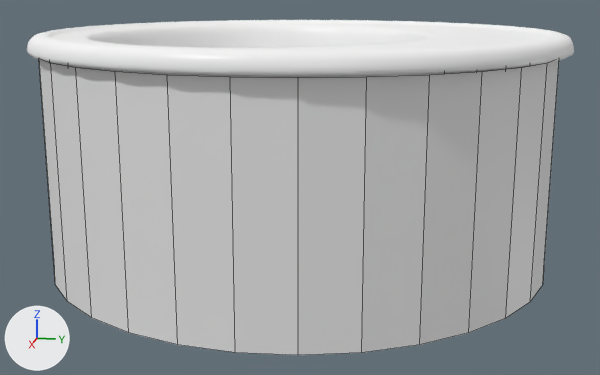
An edit to the Blender file Bathroom_Sinks/Brookline 2202.blend, drawn before and after from the same camera.
One viewpoint serves both versions: a camera (50 mm lens) standing at (1.018, -0.091, 0.061) and looking at (0.255, -0.244, -0.13). Every picture has the same lights, and +X, +Y and +Z are marked at lower left. Mesh edges are drawn as thin lines on the coarser meshes.

Script lines for the objects in view, before the commit:
```python
me_2202_1 = bpy.data.meshes.new('2202-1')
me_2202_1.from_pydata(...)  # 3521 vertices, 5980 faces; spans x 0.001..0.489, y -0.488..-0.001, z -0.199..0.018
me_2202_1.polygons.foreach_set('use_smooth', [True] * 5980)
me_2202_1.materials.append(mat_white_melamine)
me_cylinder = bpy.data.meshes.new('Cylinder')
me_cylinder.from_pydata(...)  # 64 vertices, 32 faces; spans x -0.101..0.367, y -0.027..0.442, z 0.018..0.217
ob_mesh_brookline_2202 = bpy.data.objects.new('MESH.Brookline 2202', me_2202_1)
ob_mesh_brookline_2202.parent = ob_bpassembly_brookline_2202
ob_mesh_brookline_2202.location = (0.0, 0.0, 0.0)
_m = ob_mesh_brookline_2202.modifiers.new('EdgeSplit', 'EDGE_SPLIT')
ob_mesh_brookline_2202_001 = bpy.data.objects.new('MESH.Brookline 2202.001', me_cylinder)
ob_mesh_brookline_2202_001.parent = ob_bpassembly_brookline_2202
ob_mesh_brookline_2202_001.location = (0.112, -0.454, -0.217)
```
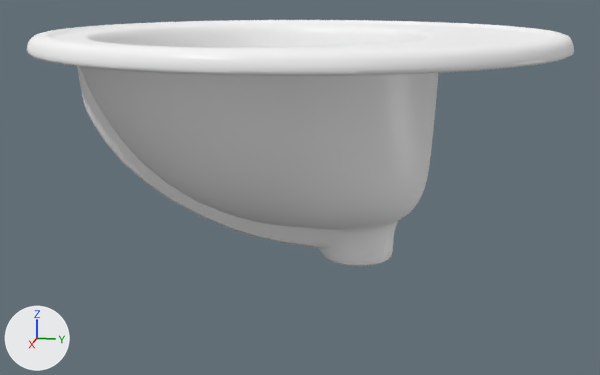
Patch to the scene script:
```diff
--- a/Bathroom_Sinks/Brookline 2202.blend.py
+++ b/Bathroom_Sinks/Brookline 2202.blend.py
@@ ob_mesh_brookline_2202_001 @@
 ob_mesh_brookline_2202_001.location = (0.112, -0.454, -0.217)
+ob_mesh_brookline_2202_001.hide_viewport = True
```

Where the change shows, as pixel boxes (x1, y1, x2, y2) in the pictures (600 x 375 px):
'MESH.Brookline 2202.001', hidden: before (39, 60, 559, 355)
'MESH.Brookline 2202', unchanged, uncovered by the edit: before (27, 20, 574, 78); after (27, 20, 574, 266)
